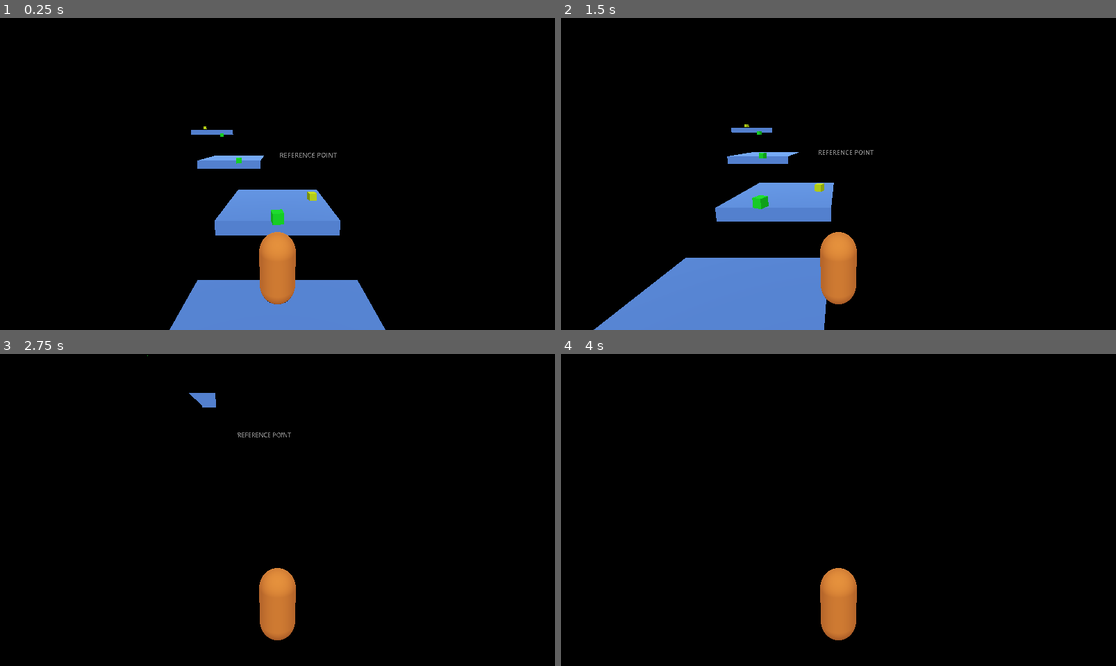
Above: before the commit, frames 1-4 (two rows, left to right).
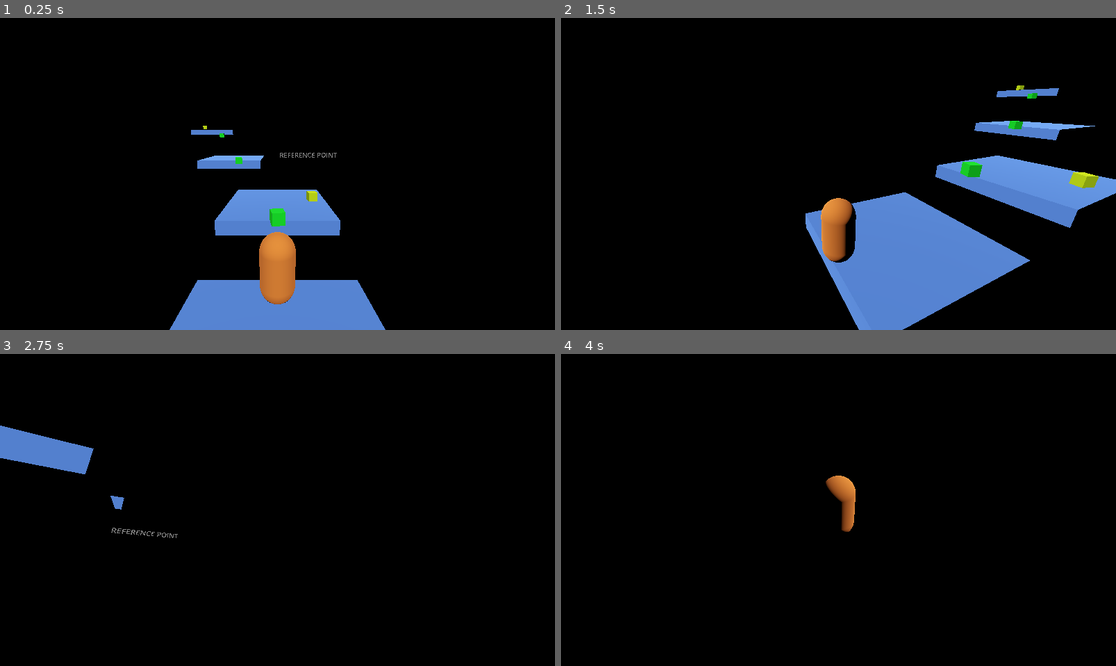
Above: after the commit, the same moments.

Repository: tobiasjdcolvin/Void-Sprinter
Game: Godot game, scene res://levels/level_one.tscn
Two runs of this game, one before a commit and one after it. Both use one fixed random seed, a clock stepped at 60 frames per second and the inputs below.
Inputs (mouse positions are in pixels of both pictures, inside the frame that each line leads up to):
- Up to frame 1 (0.25 s): no input
- Up to frame 2 (1.5 s): move the mouse to (960, 158) at 0.52 s; hold D (right) 0.53-1.28 s; tap Space (jump) at 0.77 s; move the mouse to (727, 189) at 1.27 s; hold S (backward) from 1.28 s (still down)
- Up to frame 3 (2.75 s): tap Space (jump) at 1.52 s; move the mouse to (333, 441) at 2.02 s; release S (backward) at 2.03 s; hold D (right) from 2.03 s (still down)
- Up to frame 4 (4 s): move the mouse to (810, 572) at 2.77 s; release D (right) at 2.78 s; hold W (forward) 2.78-3.53 s; tap Space (jump) at 3.02, 3.77 s; tap Enter at 3.5 s; move the mouse to (1005, 556) at 3.52 s; hold A (left) from 3.53 s (still down)

The runs differ from the first frame. In frame 1, less than 0.1% of the frame differs, in the area x 36-58%, y 34-67%; in frame 2, 26%, in the area x 5-100%, y 21-100%; in frame 3, 3.2%; in frame 4, 1.9%.

Commit message:
Implemented camera movement, improved pickups

Diff:
--- a/globals/game_globals.gd
+++ b/globals/game_globals.gd
@@ -1,3 +1,3 @@
 extends Node
 
-var level = 1
+var mouse_sens = 0.005
--- a/levels/level.gd
+++ b/levels/level.gd
@@ -6,6 +6,7 @@
 
 
 func _ready():
+	Input.set_mouse_mode(Input.MOUSE_MODE_CAPTURED)
 	var player = player_scene.instantiate()
 	player.transform.origin = $PlayerContainer/PlayerSpawnPoint.transform.origin
 	$PlayerContainer.add_child(player)
--- a/pickups/pickup_grav.tscn
+++ b/pickups/pickup_grav.tscn
@@ -7,10 +7,10 @@
 
 [sub_resource type="BoxMesh" id="BoxMesh_hj3qu"]
 material = SubResource("StandardMaterial3D_diuir")
-size = Vector3(0.6, 0.6, 0.6)
+size = Vector3(0.7, 0.7, 0.7)
 
 [sub_resource type="BoxShape3D" id="BoxShape3D_v1cik"]
-size = Vector3(0.6, 0.6, 0.6)
+size = Vector3(0.8, 0.8, 0.8)
 
 [node name="PickupGrav" type="Area3D"]
 collision_layer = 2
--- a/pickups/pickup_jump.tscn
+++ b/pickups/pickup_jump.tscn
@@ -7,10 +7,10 @@
 
 [sub_resource type="BoxMesh" id="BoxMesh_hj3qu"]
 material = SubResource("StandardMaterial3D_diuir")
-size = Vector3(0.6, 0.6, 0.6)
+size = Vector3(0.7, 0.7, 0.7)
 
 [sub_resource type="BoxShape3D" id="BoxShape3D_v1cik"]
-size = Vector3(0.6, 0.6, 0.6)
+size = Vector3(0.8, 0.8, 0.8)
 
 [node name="PickupJump" type="Area3D"]
 collision_layer = 2
--- a/player/player.gd
+++ b/player/player.gd
@@ -1,5 +1,4 @@
 extends CharacterBody3D
-
 
 var speed = 6.0
 const JUMP_VELOCITY = 6.5
@@ -7,6 +6,11 @@
 var num_jumps = 0
 var max_jumps = 1
 
+func _unhandled_input(event):
+	if event is InputEventMouseMotion:
+		$CameraStick.rotate_y(-event.relative.x * GameGlobals.mouse_sens)
+		$CameraStick/Camera3D.rotate_x(-event.relative.y * GameGlobals.mouse_sens)
+		$CameraStick/Camera3D.rotation.x = clamp($CameraStick/Camera3D.rotation.x, -PI/4, PI/10)
 
 func _physics_process(delta):
 	# Add the gravity.
@@ -28,7 +32,7 @@
 	# Get the input direction and handle the movement/deceleration.
 	# As good practice, you should replace UI actions with custom gameplay actions.
 	var input_dir = Input.get_vector("left", "right", "forward", "backward")
-	var direction = (transform.basis * Vector3(input_dir.x, 0, input_dir.y)).normalized()
+	var direction = ($CameraStick.transform.basis * Vector3(input_dir.x, 0, input_dir.y)).normalized()
 	if direction:
 		velocity.x = direction.x * speed
 		velocity.z = direction.z * speed
--- a/player/player.tscn
+++ b/player/player.tscn
@@ -20,11 +20,11 @@
 [node name="CollisionShape3D" type="CollisionShape3D" parent="."]
 shape = SubResource("CapsuleShape3D_yhk03")
 
+[node name="JumpTimer" type="Timer" parent="."]
+wait_time = 0.2
+one_shot = true
+
 [node name="CameraStick" type="Node3D" parent="."]
 
 [node name="Camera3D" type="Camera3D" parent="CameraStick"]
 transform = Transform3D(1, 0, 0, 0, 0.984762, 0.173906, 0, -0.173906, 0.984762, 0, 3.54632, 5.11796)
-
-[node name="JumpTimer" type="Timer" parent="."]
-wait_time = 0.3
-one_shot = true
